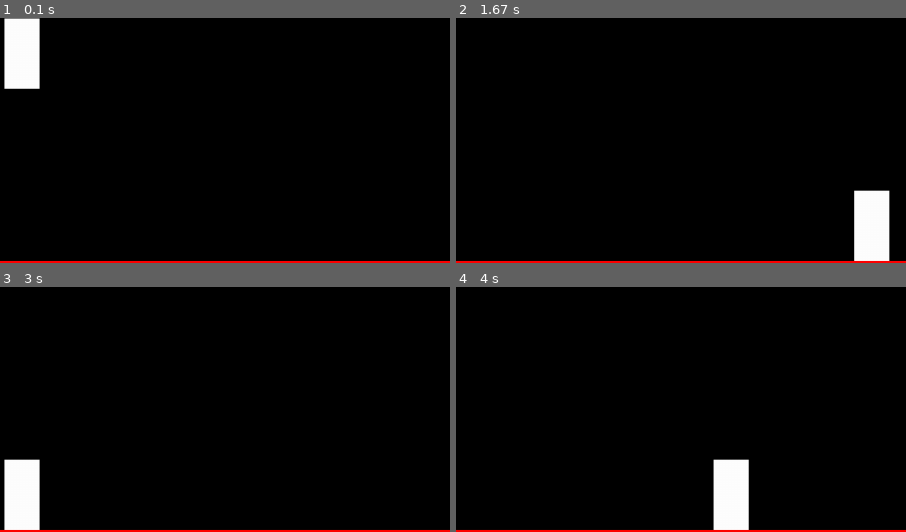
Above: before the commit, frames 1-4 (two rows, left to right).
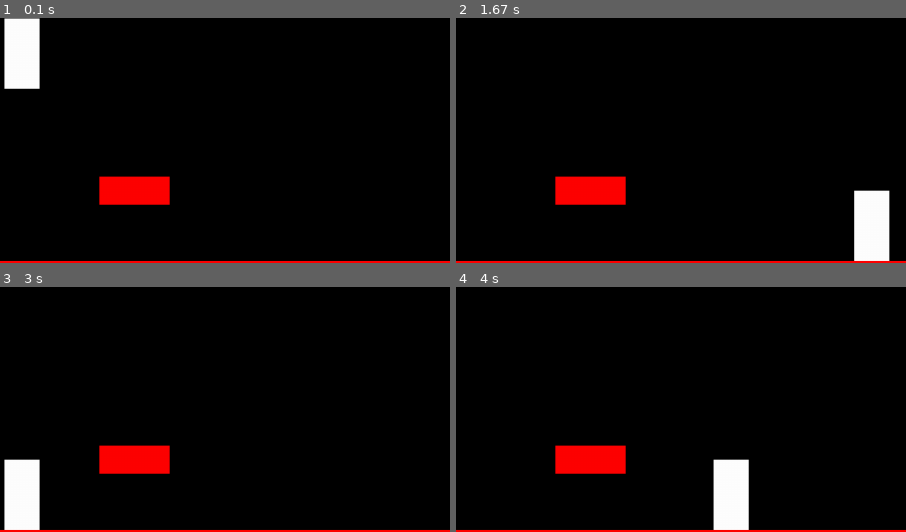
Above: after the commit, the same moments.

Repository: PyroRay/Python-Pygame-Stuff
Game: pygame game, started from FinalProjectPlatformer/Platformer.py
The game is run twice, just before and just after one commit, with the same random seed, the same clock (stepped at 60 frames per second) and the same inputs.
Inputs:
- Up to frame 1 (0.1 s): no input
- Up to frame 2 (1.67 s): hold D 0.33-0.8 s; hold W 0.83-1.13 s; hold D 1.17-1.63 s
- Up to frame 3 (3 s): hold A 1.67-2.2 s; hold A 2.57-2.97 s
- Up to frame 4 (4 s): hold W 3-3.37 s; hold D from 3.4 s (still down)
The pictures show only the part of the screen within x 48-98%, y 49-99%; the shares and areas given below are measured in that part.

The runs differ from the first frame. In frame 1, 1.9% of the frame differs, in the area x 22-38%, y 64-77%; in frame 2, 1.9%; in frame 3, 1.9%; in frame 4, 1.9%.

Commit message:
Update Platformer.py

Diff:
--- a/FinalProjectPlatformer/Platformer.py
+++ b/FinalProjectPlatformer/Platformer.py
@@ -120,7 +120,7 @@
 
 # (color, height, width, xset, yset, rightbound, topbound, leftbound, botbound, speed, falling=False) # player constructor
 player1 = player(clrWhite, 100, 50, screendim[0]//2, screendim[1]//2, screendim[1], 0, screendim[0], 0, 10)
-platforms = [platform(clrRed, 40, screendim[0], screendim[0]//2, 0, 0, 0, 0, 0), platform(clrRed, 40, 100, 500, 550, screendim[1], 0, screendim[0], …(112 unchanged characters)…
+platforms = [platform(clrRed, 40, screendim[0], screendim[0]//2, 0, 0, 0, 0, 0), platform(clrRed, 40, 100, 800, 600, screendim[1], 0, screendim[0], 0), platform(clrRed, 40, 100, 500, 550, screendim[1], 0, screendim[0], …(112 unchanged characters)…
 
 # platform(clrRed, 40, screendim[0], screendim[0]//2, screendim[1]),
 
